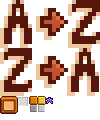
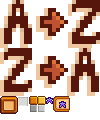
Layered file, before and after one edit (100x120). Changes by layer:
renamed "Background" to "icons.png", painted on it over 53, 96, 70, 112
